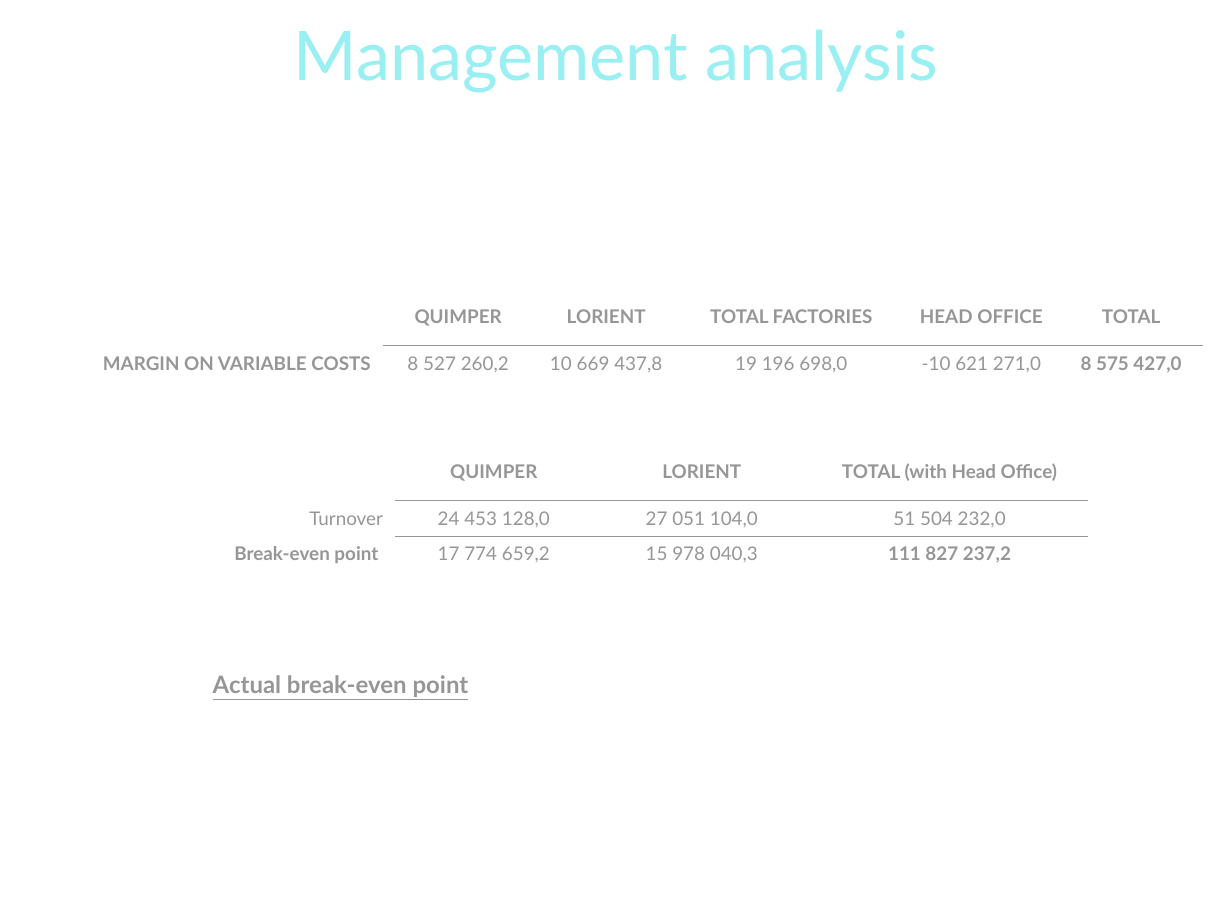
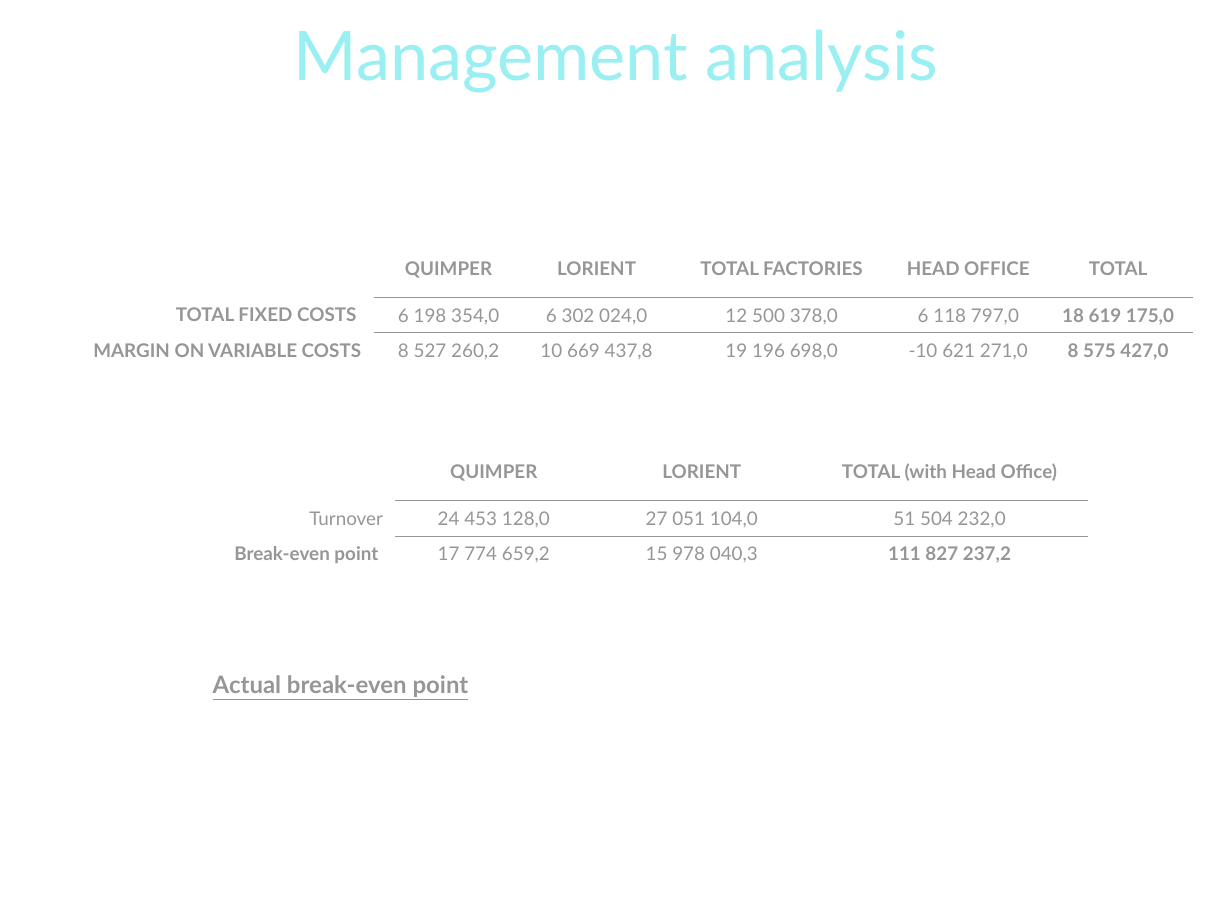
Before and after one commit to pngames/pavillon-noir, a slide deck: slide 18 of .others/tertiaire/tertiaire_finance.ppt (slide 17 before the commit). Drawn at 1232x924 pixels with LibreOffice and Linux fonts; fonts in the diff are those of the drawing; background and template pictures are left out. Boxes give left, top, right and bottom in pixels: in the first picture for what was removed or moved away, otherwise in the second. Text is boxed around its words. In the diff, an @@ line names an element or a change of style, - is before the commit and + after.

```diff
--- a/.others/tertiaire/tertiaire_finance.ppt
+++ b/.others/tertiaire/tertiaire_finance.ppt
@@ table at (x1=43, y1=239, x2=1194, y2=366) @@
+row 2: TOTAL FIXED COSTS | 6 198 354,0 | 6 302 024,0 | 12 500 378,0 | 6 118 797,0 | 18 619 175,0
@@ table resized from (x1=53, y1=287, x2=1205, y2=376) to (x1=43, y1=239, x2=1194, y2=366) @@
```
Also in this commit, not shown: 3 other slides changed, 1 slide added.
